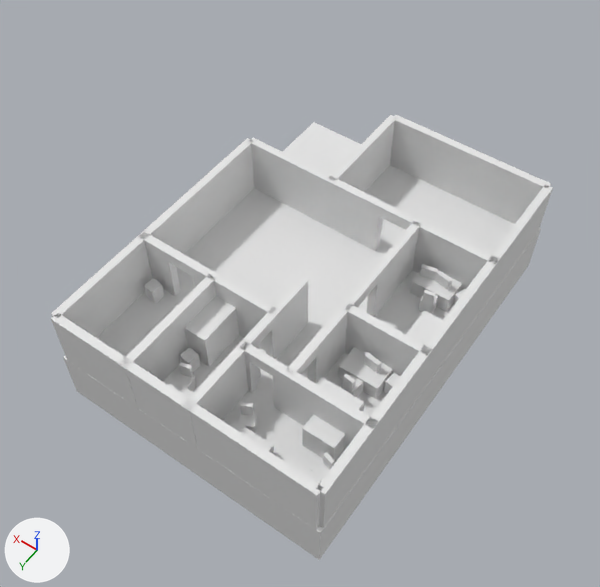
An edit to the glTF model godot/environment/map2/stanley-scene1-hitboxes.glb, drawn before and after from the same camera.
One viewpoint serves both versions: a 50 mm lens placed at (-10.02, 15.06, 22.55), pointed at (-0.07, 1.13, 0.65). Every picture has the same lights, and +X, +Y and +Z are marked at lower left. Vertices at the same position are counted once.

The first picture shows 'hitboxes-merged'.
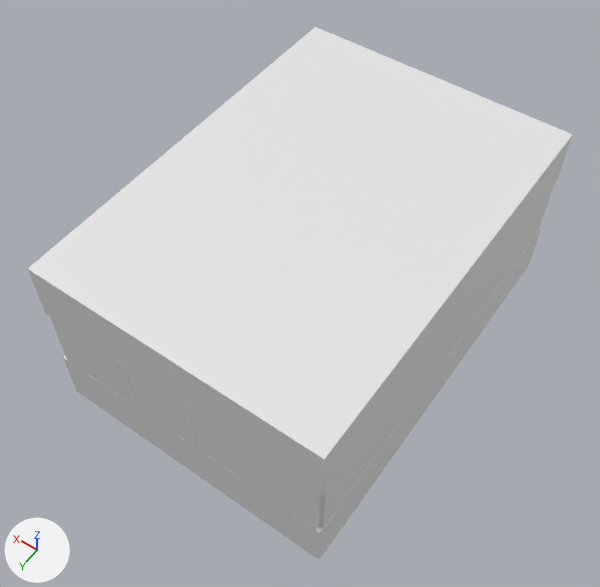
Changed parts and their boxes [x1, y1, x2, y2] in the pictures (600 x 587 px; the box of a moved part takes in the faces that stretch with it):
```json
{"object": "hitboxes-merged", "change": "reshaped", "before": [51, 115, 553, 560], "after": [28, 27, 573, 560], "on screen": "9% wider, 20% taller"}
{"part": 1, "of": "me_plane_009", "change": "added", "after": [28, 27, 573, 496]}
{"part": 2, "of": "me_plane_009", "change": "deleted", "before": [316, 377, 364, 412]}
{"part": 3, "of": "me_plane_009", "change": "moved or reshaped", "before": [118, 138, 553, 528], "after": [117, 195, 547, 528]}
```

Edits to the scene script, one JSON object a line:
```json
{"block": "me_plane_009", "where": "# used by ob_hitboxes_merged; location = (0.0, 0.0, 0.0)"}
{"op": "remove", "block": "me_plane_009", "code": "me_plane_009.from_pydata(...)  # 440 vertices, 672 faces; spans x -5.2..4.95, y -6.86..7.32, z -2.09..2.25"}
{"op": "add", "block": "me_plane_009", "code": "me_plane_009.from_pydata(...)  # 468 vertices, 708 faces; spans x -5.2..4.95, y -6.86..7.32, z -2.09..4.49"}
{"block": "me_plane_009", "change": "me_plane_009 part 1: a new loose piece, a box spanning x -5.2..4.95, y -6.86..7.32, z 2.4..4.49"}
{"block": "me_plane_009", "change": "me_plane_009 part 2: the loose piece of 8 vertices spanning x -4.31..-2.79, y 3.83..4.74, z -0.52..1.48 is deleted"}
{"block": "me_plane_009", "change": "me_plane_009 part 3"}
{"block": "me_plane_009", "change": "65 vertices are removed from x -5.19..4.86, y -2.71..7.32, z 0.0..2.25"}
{"block": "me_plane_009", "change": "174 faces are deleted"}
{"block": "me_plane_009", "change": "24 vertices in x -5.19..4.9, y -6.8..7.31, z 2.25 move by (0.0, 0.0, 0.19)"}
{"block": "me_plane_009", "change": "3 vertices in x -2.38..-0.42, y 1.19..3.51, z 0.0..1.8 move by (0.0, -0.09, 0.0)"}
{"block": "me_plane_009", "change": "28 vertices move from x -5.17..3.63, y -2.71..4.83, z 0.0..2.25 to x -2.38..3.56, y -2.71..4.83, z 0.0..2.44"}
{"block": "me_plane_009", "change": "22 vertices are added at x -2.86..1.74, y -2.71..6.78, z -0.34..2.44"}
{"block": "me_plane_009", "change": "25 new vertices lie (0.0, 0.0, 2.44) away from vertices in x -5.19..4.86, y -2.71..7.32, z 0.0"}
{"block": "me_plane_009", "change": "14 new vertices lie (0.0, 0.0, -2.44) away from vertices in x -5.17..3.63, y -2.71..4.83, z 2.25"}
{"block": "me_plane_009", "change": "5 new vertices lie (0.0, -0.88, 0.0) away from vertices in x -2.38..-0.42, y 1.1..4.4, z 2.25..2.44"}
{"block": "me_plane_009", "change": "6 new vertices lie (0.0, 0.0, -0.64) away from vertices in x -2.38..-2.09, y 0.22..3.51, z 2.25..2.44"}
{"block": "me_plane_009", "change": "5 new vertices lie (0.0, 0.0, -2.44) away from vertices in x -2.38..-0.42, y 0.22..3.42, z 2.44"}
{"block": "me_plane_009", "change": "8 new vertices lie (0.0, 0.0, 0.89) away from vertices in x -2.86..1.74, y -2.33..6.78, z -0.34"}
{"block": "me_plane_009", "change": "198 new faces join them"}
```
